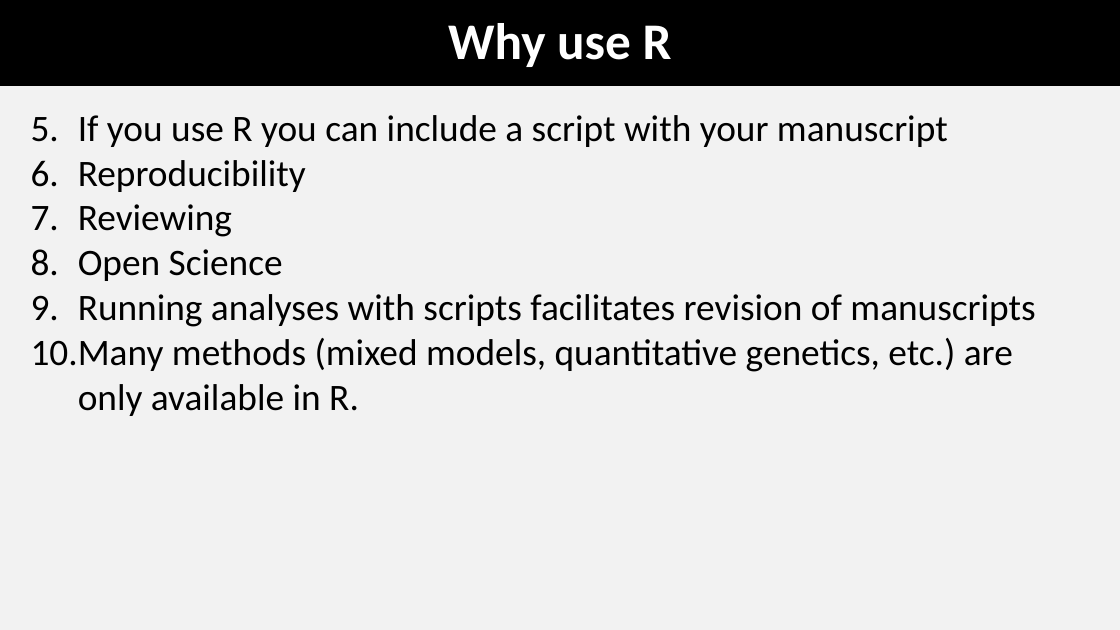
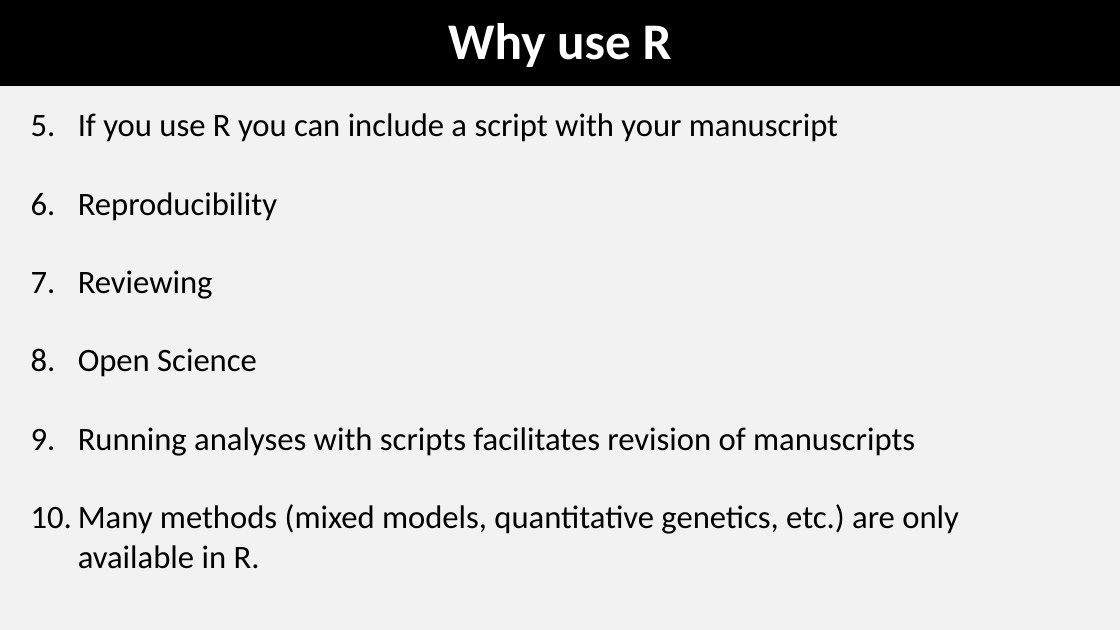
Before and after one commit to coleoguy/coleoguy.github.io, a slide deck: slide 14 of teaching/expdes/lec1.pptx. Drawn at 1120x630 pixels with LibreOffice and Linux fonts; fonts in the diff are those of the drawing. Boxes give left, top, right and bottom in pixels: in the first picture for what was removed or moved away, otherwise in the second. Text is boxed around its words. In the diff, an @@ line names an element or a change of style, - is before the commit and + after.

```diff
--- a/teaching/expdes/lec1.pptx
+++ b/teaching/expdes/lec1.pptx
@@ text "If you use R you ..." at [78, 113, 959, 569]: size 32 to 28 pt @@
```
Also in this commit, not shown: 6 other slides changed, 21 other files.
